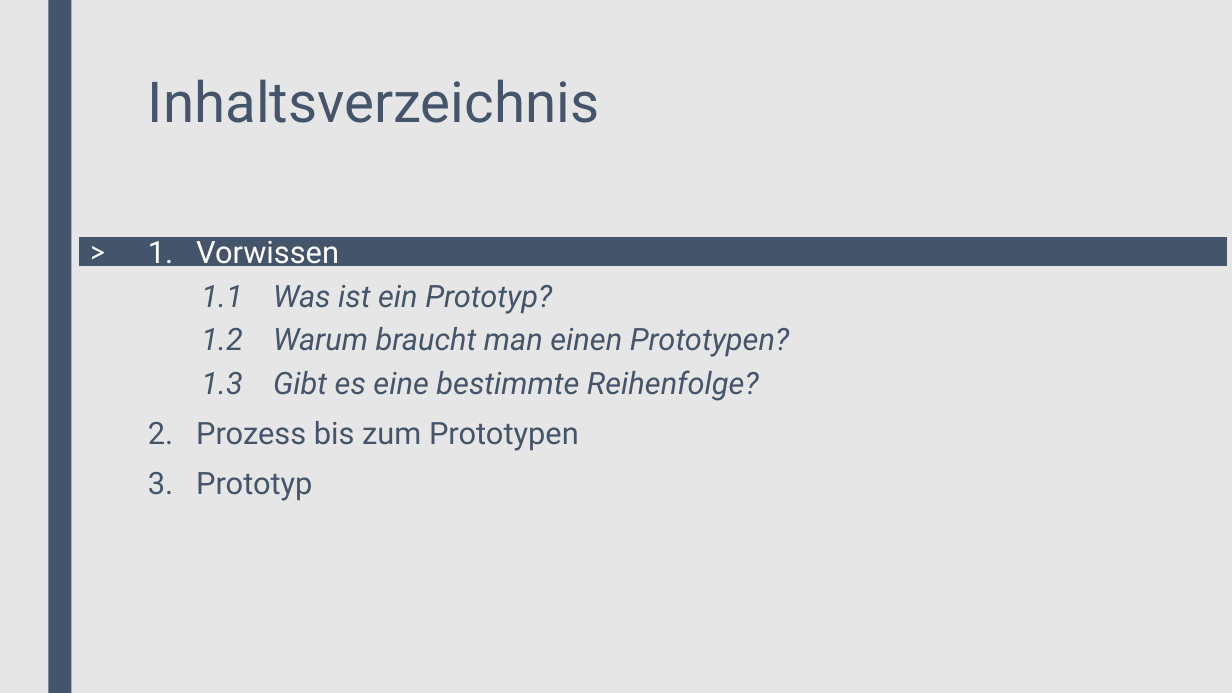
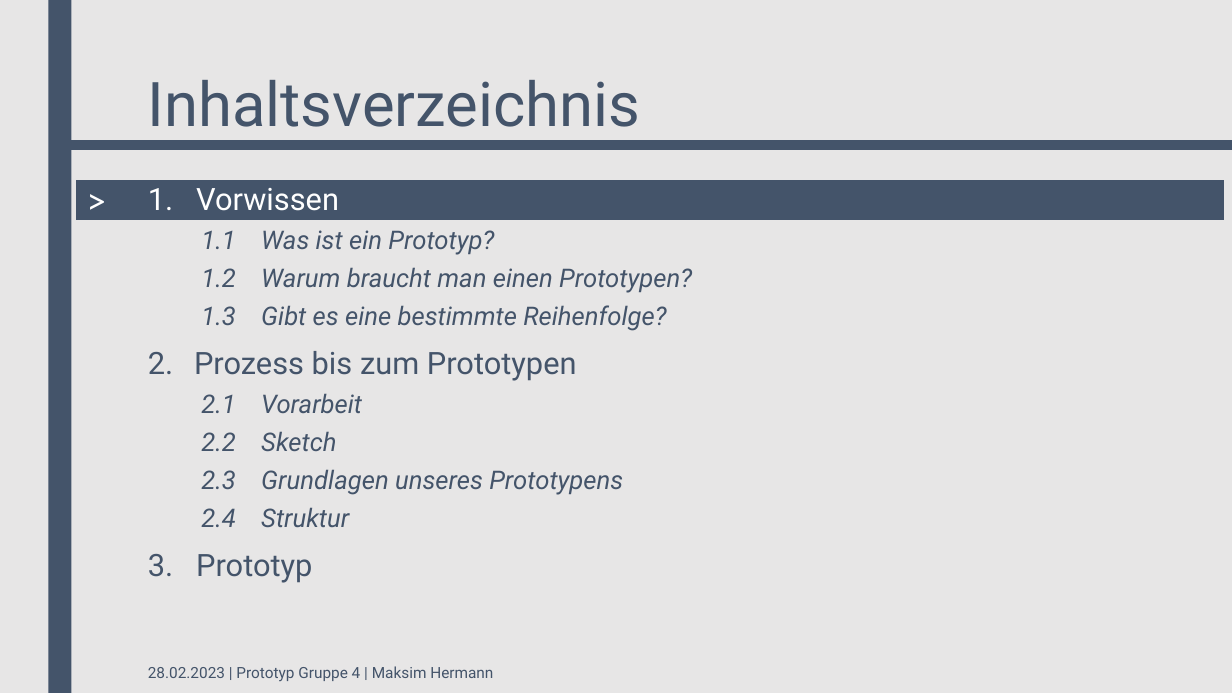
Before and after one commit to xannywise/StaffManagementTool, a slide deck: slide 3 of 02_Milensteine/Meilenstein III/Gruppe3_MeilensteinIII_Prototyp.pptx. Drawn at 1232x693 pixels with LibreOffice and Linux fonts; fonts in the diff are those of the drawing. Boxes give left, top, right and bottom in pixels: in the first picture for what was removed or moved away, otherwise in the second. Text is boxed around its words. In the diff, an @@ line names an element or a change of style, - is before the commit and + after.

Commit message:
Maksim - Meilenstein III update

```diff
--- a/02_Milensteine/Meilenstein III/Gruppe3_MeilensteinIII_Prototyp.pptx
+++ b/02_Milensteine/Meilenstein III/Gruppe3_MeilensteinIII_Prototyp.pptx
@@ title "Inhaltsverzeichnis" at bbox=[148, 80, 640, 141]: size 44 to 48 pt @@
@@ rectangle added at bbox=[65, 141, 1232, 149], fill #44546A, outline #44546A 2.75 pt @@
@@ text ">": place and size @@
-text ">" at bbox=[79, 227, 138, 274]
+text ">" at bbox=[77, 174, 135, 226]
@@ text ">" at bbox=[77, 174, 135, 226]: size 24 to 28 pt @@
@@ text "1. Vorwissen": place and size @@
-text "1. Vorwissen" at bbox=[148, 235, 789, 501]
+text "1. Vorwissen" at bbox=[148, 188, 692, 583]
@@ rectangle: place and size @@
-rectangle at bbox=[79, 238, 1226, 265]
+rectangle at bbox=[77, 181, 1224, 219]
@@ text at bbox=[201, 230, 692, 331]: size 24 to 20 pt in "1.1 Was ist ein Prototyp?", "1.2 Warum braucht man einen Prototypen?", "1.3 Gibt es eine bestimmte Reihenfolge?" @@
@@ text at bbox=[194, 351, 623, 527]: text changed; size 24 to 20 pt; italic on @@
-2. Prozess bis zum Prototypen
+2. Prozess bis zum Prototypen
+  2.1 Vorarbeit
+  2.2 Sketch
+  2.3 Grundlagen unseres Prototypens
+  2.4 Struktur
@@ text added at bbox=[148, 666, 493, 681], 12 pt, text #44546A @@
+28.02.2023 | Prototyp Gruppe 4 | Maksim Hermann
```
Also in this commit, not shown: 8 other slides changed, 6 slides added, 1 slide removed, 14 other files.
